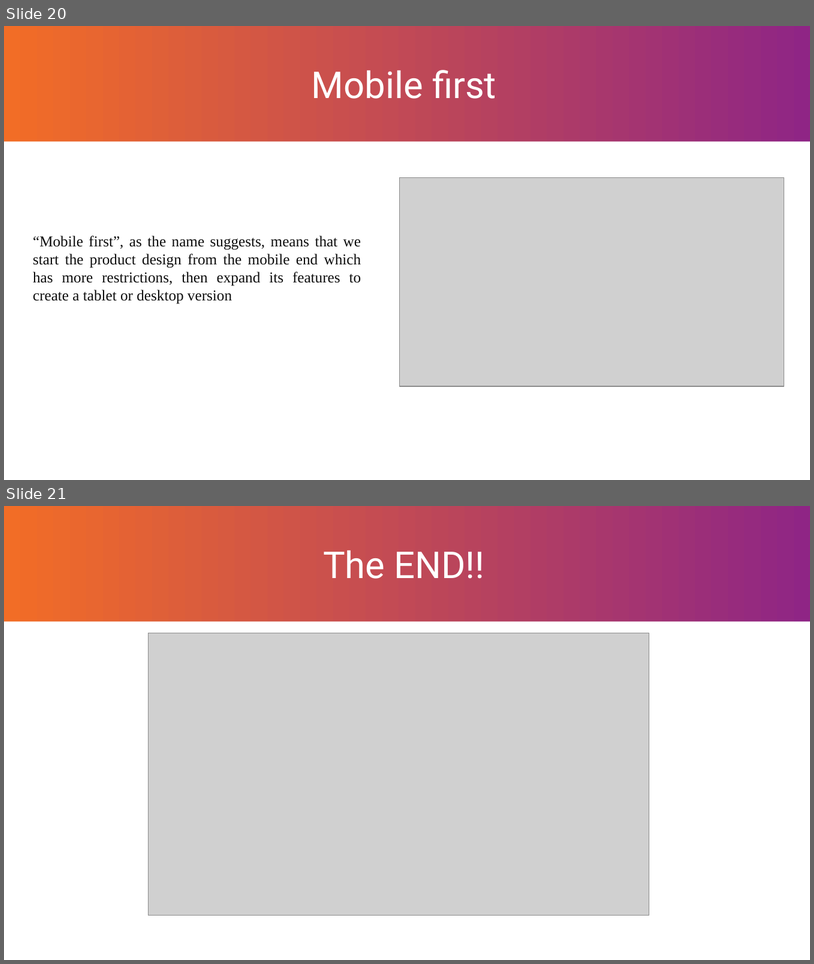
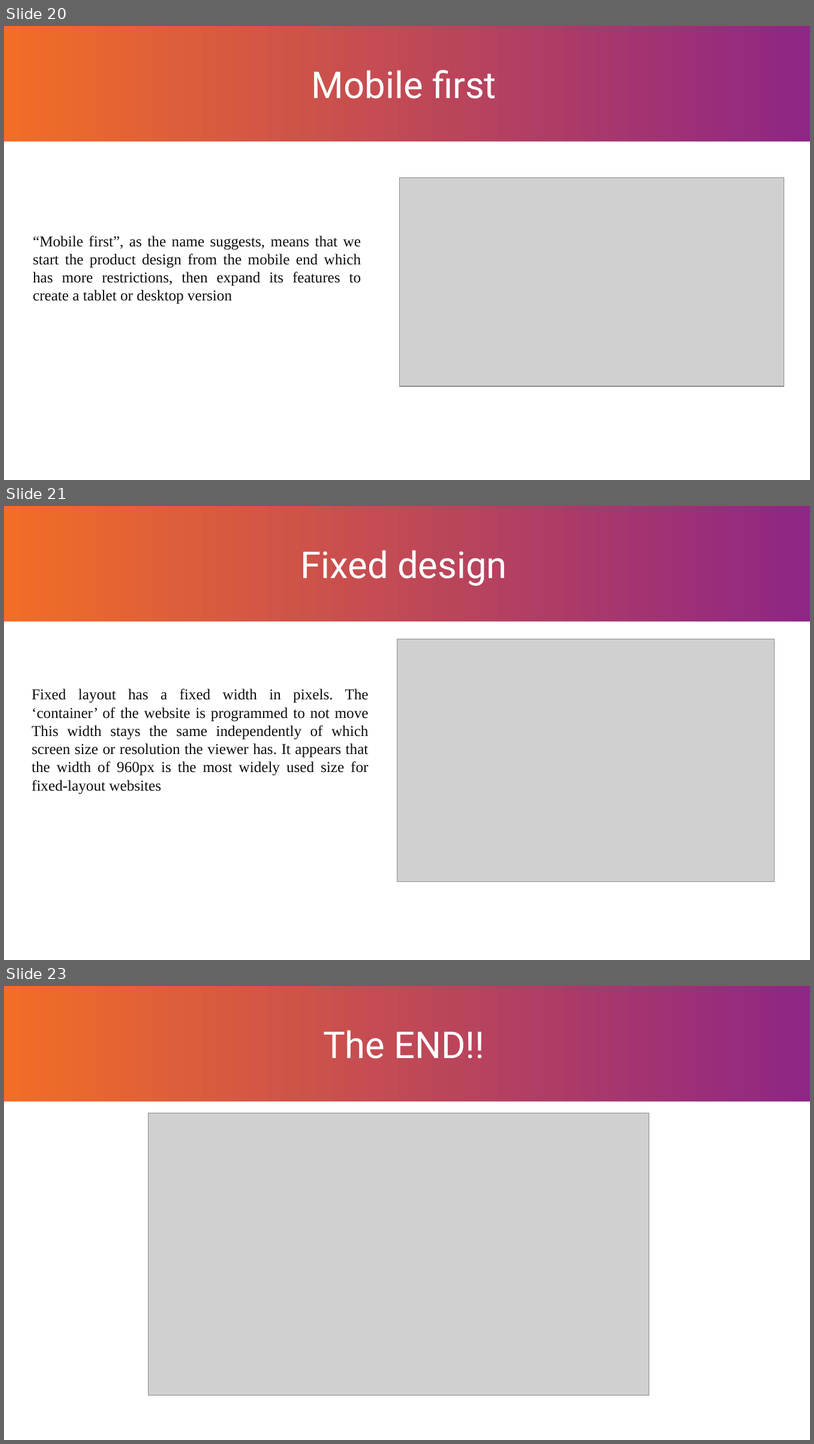
Before and after one commit to Taras-SS/Topics, a slide deck: responsive_design.pptx. Shown one above the other, each under a label of ours: slides 20 and 21 before the commit, slides 20, 21 and 23 after it; the slides between them are not shown. The pictures are 814x964 and 814x1444 pixels, drawn with LibreOffice and Linux fonts; fonts in the diff are those of the drawing; grey boxes stand for pictures; background and template pictures are left out. Boxes give left, top, right and bottom in pixels: in the first picture for what was removed or moved away, otherwise in the second. Text is boxed around its words. In the diff, an @@ line names an element or a change of style, - is before the commit and + after.

```diff
--- a/responsive_design.pptx
+++ b/responsive_design.pptx
@@ slide 21 added at (4,506,810,960), background gradient #8F2585 to #F26D26; not listed: 1 template element that a slide beside it also shows @@
@@ title added at (301,550,507,586), 44 pt, text #FFFFFF @@
+Fixed design
@@ picture added at (398,639,776,882) @@
@@ text added at (32,688,369,794), 18 pt, text #0D0D0D @@
+Fixed layout has a fixed width in pixels. The ‘container’ of the website is programmed to not move This width stays the same independently of which screen size or resolution the viewer has. It appears that the width of 960px is the most widely used size for fixed-layout websites
@@ what was slide 21 is now slide 23 @@
```
Also in this commit, not shown: 1 slide changed, 1 other slide added.
